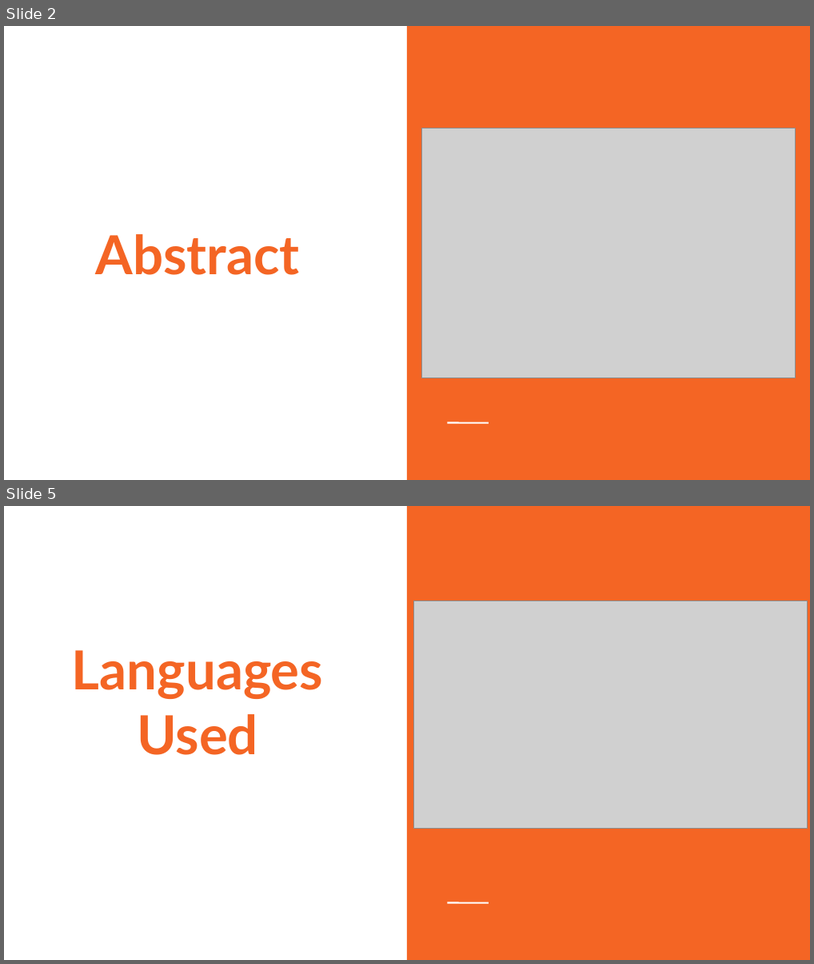
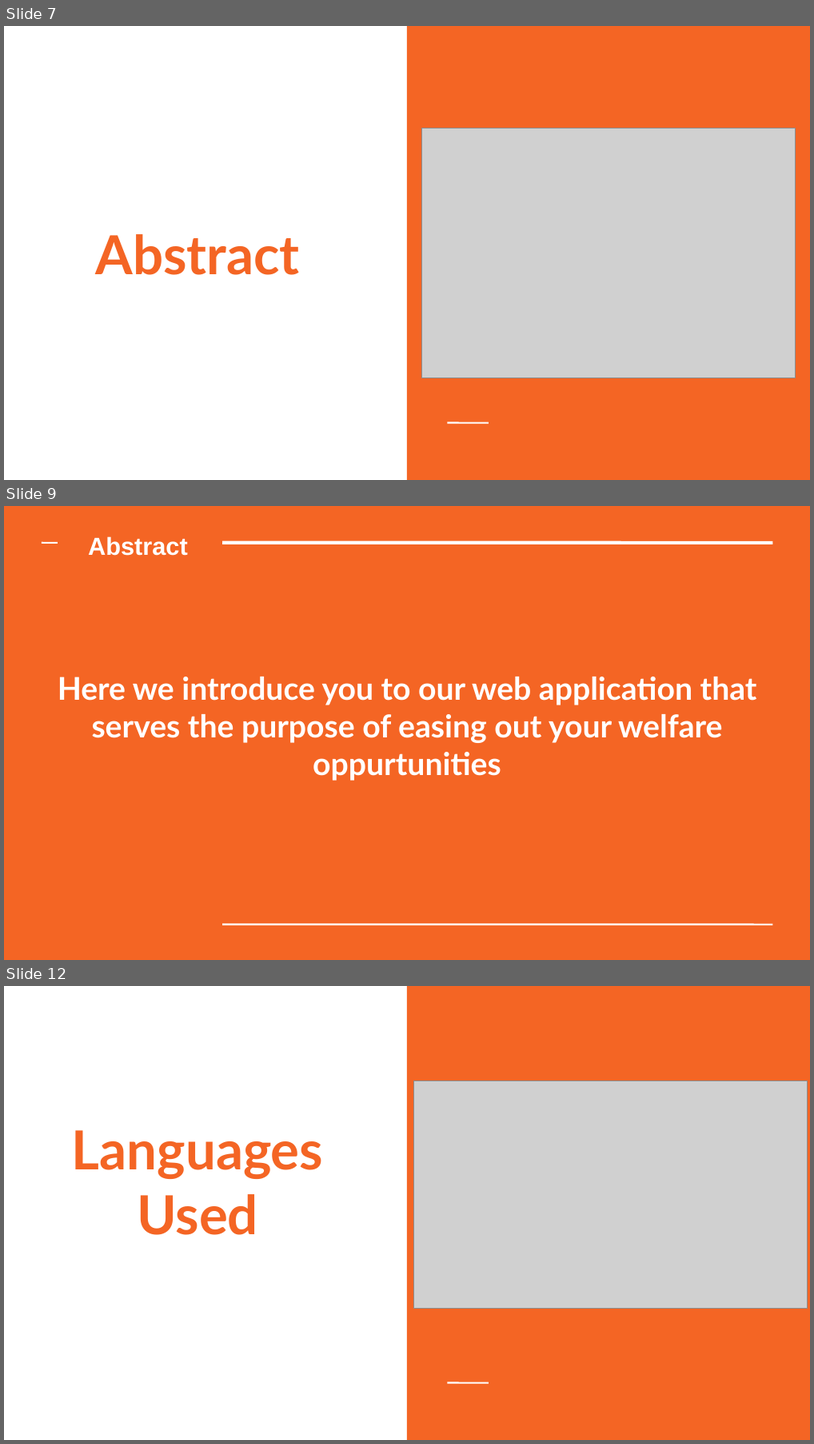
Before and after one commit to Saumya-Mishra9129/hackathon2019, a slide deck: Hackfest.odp. Shown one above the other, each under a label of ours: slides 2 and 5 before the commit, slides 7, 9 and 12 after it; the slides between them are not shown. The pictures are 814x964 and 814x1444 pixels, drawn with LibreOffice and Linux fonts; fonts in the diff are those of the drawing; grey boxes stand for pictures. Boxes give left, top, right and bottom in pixels: in the first picture for what was removed or moved away, otherwise in the second. Text is boxed around its words. In the diff, an @@ line names an element or a change of style, - is before the commit and + after.

```diff
--- a/Hackfest.odp
+++ b/Hackfest.odp
@@ slide 9 added at box(4, 506, 810, 960), background #F46524 @@
@@ line added from (41, 542) to (58, 543), #FFFFFF 1.5 pt @@
@@ text added at box(88, 536, 188, 556), 22 pt, text #FFFFFF, bold @@
+Abstract
@@ line added from (222, 542) to (774, 543), #FFFFFF 3 pt @@
@@ text added at box(58, 676, 758, 780), 28 pt, text #FFFFFF, bold @@
+Here we introduce you to our web application that serves the purpose of easing out your welfare oppurtunities
@@ line added from (222, 924) to (774, 924), #FFFFFF 1.5 pt @@
@@ what was slide 2 is now slide 7 @@
@@ what was slide 5 is now slide 12 @@
```
Also in this commit, not shown: 5 slides changed, 6 other slides added, 17 other files.
